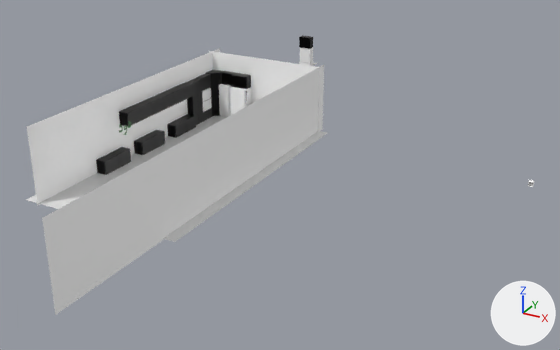
The glTF model mmn/house.glb, before and after one commit.
Before and after are seen from a camera (50 mm lens) standing at (191.0, -291.0, 126.0) and looking at (52.0, -39.0, -1.0). The lights are fixed; the arrows at lower right show +X, +Y and +Z. Where no turn or scale is listed for an object, it has been applied to the vertices.
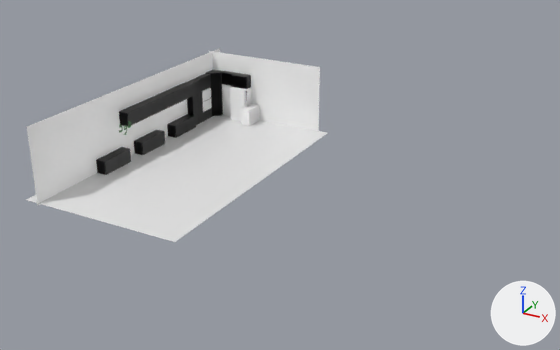
Changed parts and their boxes [x1, y1, x2, y2] in the pictures (560 x 350 px):
'Plane.004', deleted: before [42, 65, 324, 315]
'Cube.005', deleted: before [219, 84, 231, 118]
'Cube.009', deleted: before [299, 37, 310, 48]
'Cube.002', deleted: before [300, 47, 311, 56]
'Cube.001', deleted: before [300, 55, 311, 63]
'Cube.008', deleted: before [300, 35, 313, 48]
'Plane', unchanged, uncovered by the edit: before [26, 116, 327, 242]; after [26, 115, 327, 242]

Diff of the bpy script that builds the scene:
```diff
--- a/mmn/house.glb.py
+++ b/mmn/house.glb.py
@@ ob_cube_001 @@
-ob_cube_001 = bpy.data.objects.new('Cube.001', me_cube_002)
-ob_cube_001.location = (-5.0, 94.7, 8.8)
@@ ob_cube_002 @@
-ob_cube_002 = bpy.data.objects.new('Cube.002', me_cube_003)
-ob_cube_002.location = (-5.0, 94.7, 12.8)
@@ ob_cube_005 @@
-ob_cube_005 = bpy.data.objects.new('Cube.005', me_cube_008)
-ob_cube_005.location = (-6.0, 12.7, 7.0)
@@ ob_cube_008 @@
-ob_cube_008 = bpy.data.objects.new('Cube.008', me_cube_013)
-ob_cube_008.location = (-6.0, 95.6, 17.2)
@@ ob_cube_009 @@
-ob_cube_009 = bpy.data.objects.new('Cube.009', me_cube_014)
-ob_cube_009.location = (-1.8, 93.6, 17.9)
@@ ob_plane_004 @@
-ob_plane_004 = bpy.data.objects.new('Plane.004', me_plane_007)
-ob_plane_004.location = (42.5, -68.2, 14.0)
```
